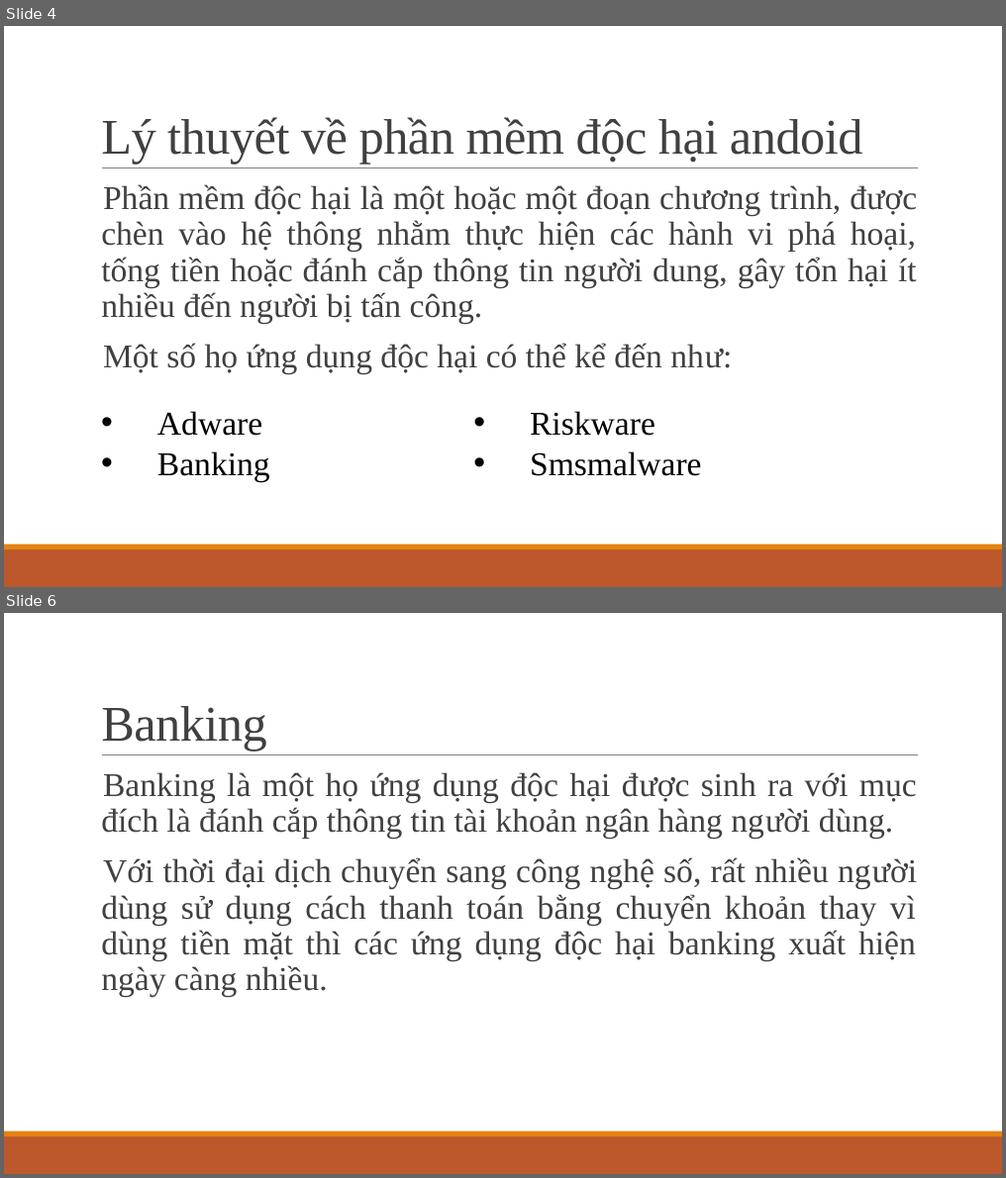
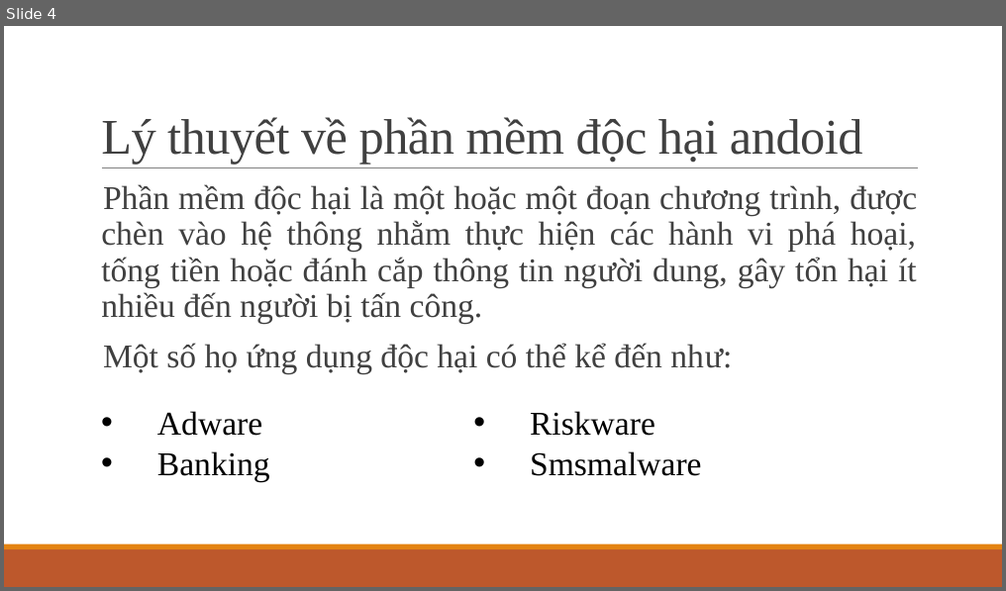
Before and after one commit to KMA-CT3-TTCS/document, a slide deck: Thái-Thị-Thanh-Vân_Nhóm1_v1.0.pptx. Shown one above the other, each under a label of ours: slides 4 and 6 before the commit, slide 4 after it; the slides between them are not shown. The pictures are 1006x1178 and 1006x591 pixels, drawn with LibreOffice and Linux fonts; fonts in the diff are those of the drawing. Boxes give left, top, right and bottom in pixels: in the first picture for what was removed or moved away, otherwise in the second. Text is boxed around its words. In the diff, an @@ line names an element or a change of style, - is before the commit and + after.

```diff
--- a/Thái-Thị-Thanh-Vân_Nhóm1_v1.0.pptx
+++ b/Thái-Thị-Thanh-Vân_Nhóm1_v1.0.pptx
@@ slide 6 removed at bbox=[4, 613, 1002, 1174], background #FFFFFF; not listed: 3 template elements that a slide beside it also shows @@
@@ title removed at bbox=[101, 706, 267, 752] @@
-Banking
@@ text removed at bbox=[101, 772, 917, 997] @@
-  Banking là một họ ứng dụng độc hại được sinh ra với mục đích là đánh cắp thông tin tài khoản ngân hàng người dùng.
-  Với thời đại dịch chuyển sang công nghệ số, rất nhiều người dùng sử dụng cách thanh toán bằng chuyển khoản thay vì dùng tiền mặt thì các ứng dụng độc hại banking xuất hiện ngày càng nhiều.
```
Also in this commit, not shown: 1 slide changed, 16 slides added, 5 other slides removed, 1 other file.
